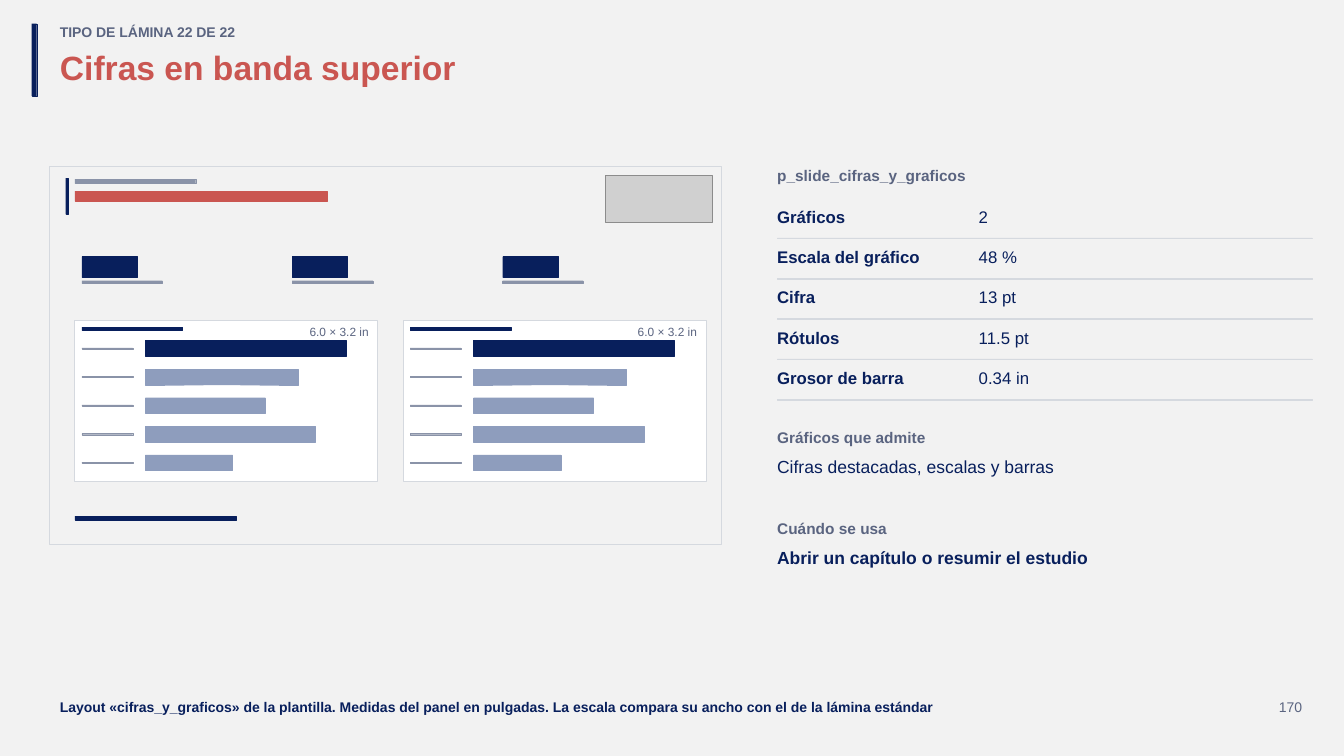
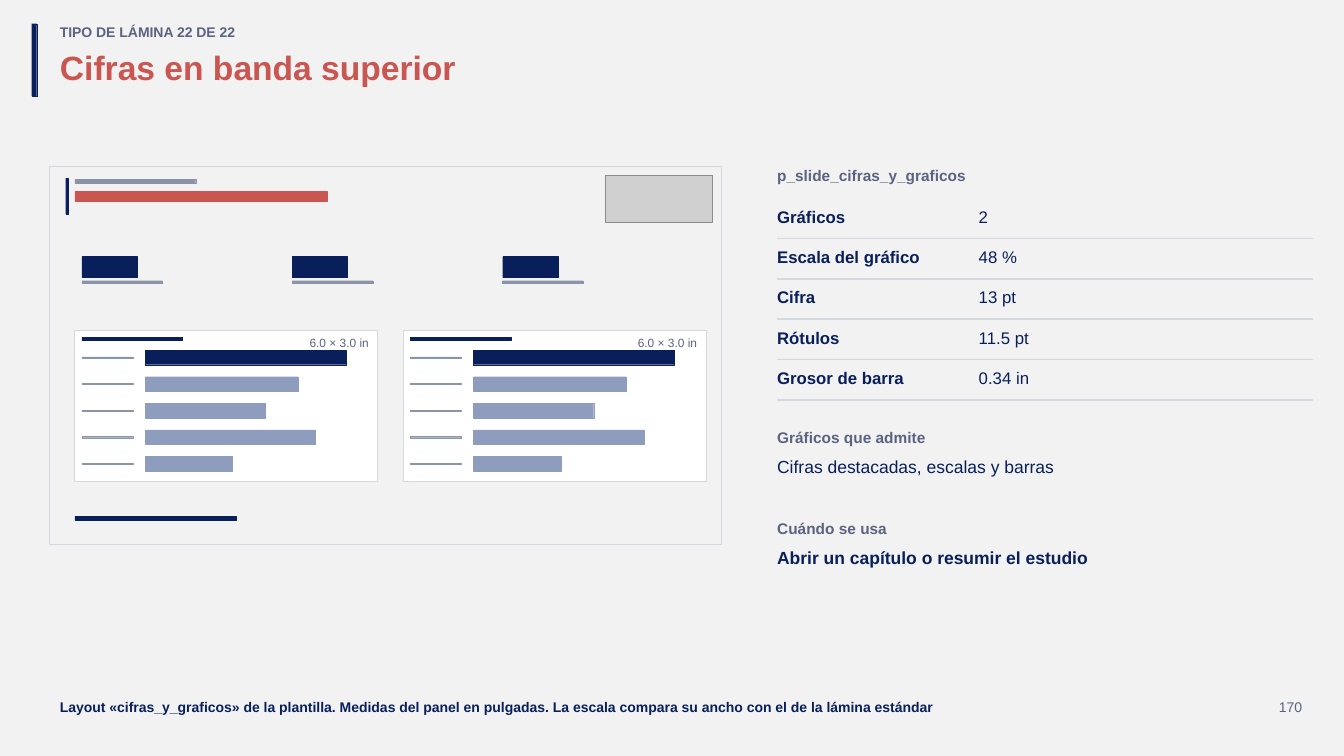
Before and after one commit to GonzaloAlmendariz/prosecnur-app, a slide deck: slide 170 of docs/qa/motor-ppt-2026-10-06/4-recetario/recetario-moderna.pptx. Drawn at 1344x756 pixels with LibreOffice and Linux fonts; fonts in the diff are those of the drawing; grey boxes stand for pictures; background and template pictures are left out. Boxes give left, top, right and bottom in pixels: in the first picture for what was removed or moved away, otherwise in the second. Text is boxed around its words. In the diff, an @@ line names an element or a change of style, - is before the commit and + after.

```diff
--- a/docs/qa/motor-ppt-2026-10-06/4-recetario/recetario-moderna.pptx
+++ b/docs/qa/motor-ppt-2026-10-06/4-recetario/recetario-moderna.pptx
@@ rectangle: place and size @@
-rectangle at (75,320,378,481)
+rectangle at (75,330,378,481)
@@ text at (310,338,369,347): text changed @@
-6.0 × 3.2 in
+6.0 × 3.0 in
@@ rectangle: place and size @@
-rectangle at (403,320,707,481)
+rectangle at (403,330,707,481)
@@ 8 rectangles: place and size @@
-8 rectangles at (82,328,675,385)
+8 rectangles at (82,338,675,391)
@@ text at (638,338,697,347): text changed @@
-6.0 × 3.2 in
+6.0 × 3.0 in
@@ 8 rectangles: place and size @@
-8 rectangles at (82,376,644,443)
+8 rectangles at (82,383,644,445)
```
Also in this commit, not shown: 15 other slides changed, 1 other file.
